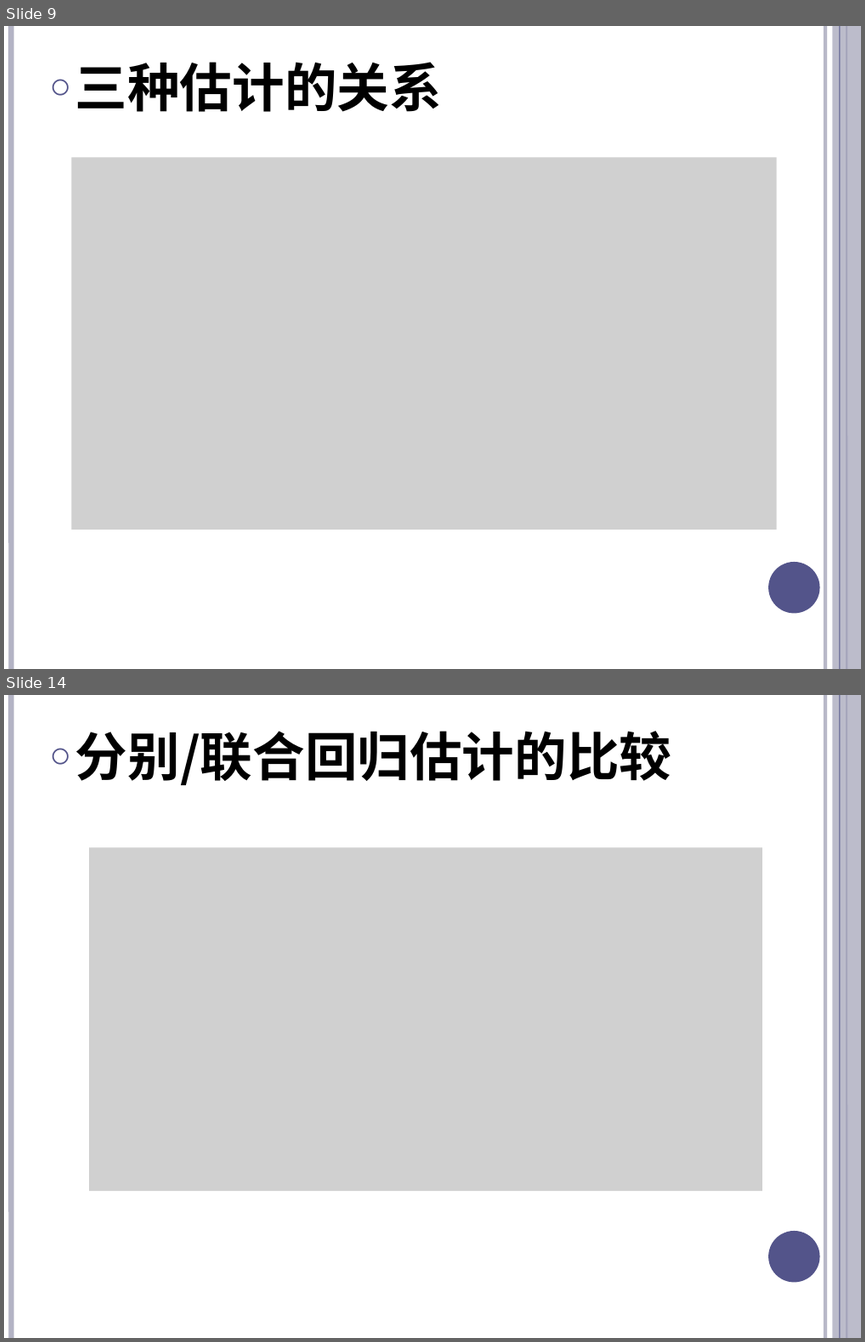
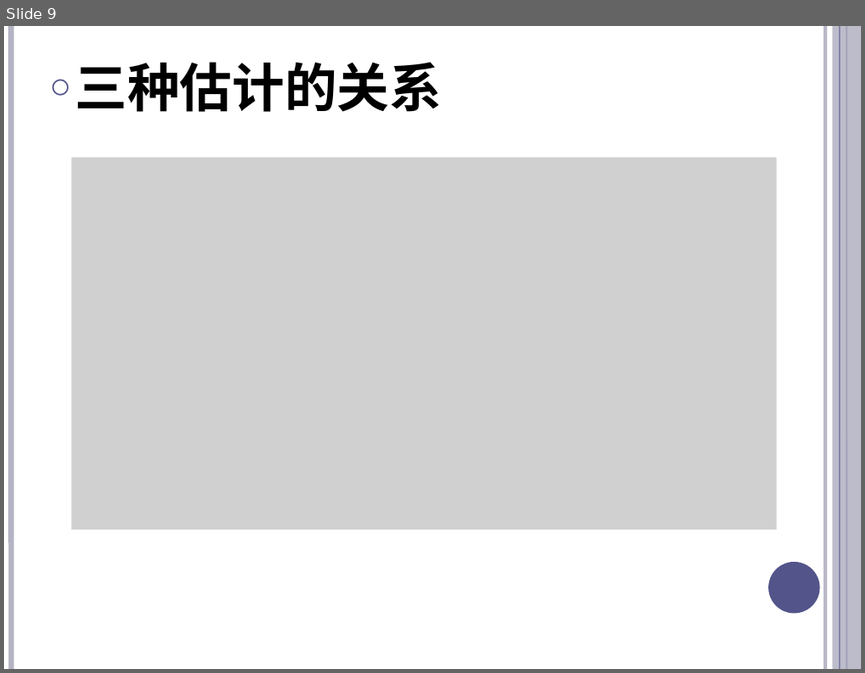
Before and after one commit to tiny-boat/tiny-boat.github.io, a slide deck: drafts/分层随机抽样.pptx. Shown one above the other, each under a label of ours: slides 9 and 14 before the commit, slide 9 after it; the slides between them are not shown. The pictures are 865x1342 and 865x673 pixels, drawn with LibreOffice and Linux fonts; fonts in the diff are those of the drawing; grey boxes stand for pictures. Boxes give left, top, right and bottom in pixels: in the first picture for what was removed or moved away, otherwise in the second. Text is boxed around its words. In the diff, an @@ line names an element or a change of style, - is before the commit and + after.

```diff
--- a/drafts/分层随机抽样.pptx
+++ b/drafts/分层随机抽样.pptx
@@ slide 14 removed at (4,695,861,1338), background #FFFFFF; not listed: 6 template elements that a slide beside it also shows @@
@@ text removed at (75,731,671,785) @@
-○ 分别/联合回归估计的比较
@@ picture removed at (89,847,761,1191) @@
```
Also in this commit, not shown: 2 slides changed, 1 other slide removed, 1 other file.
